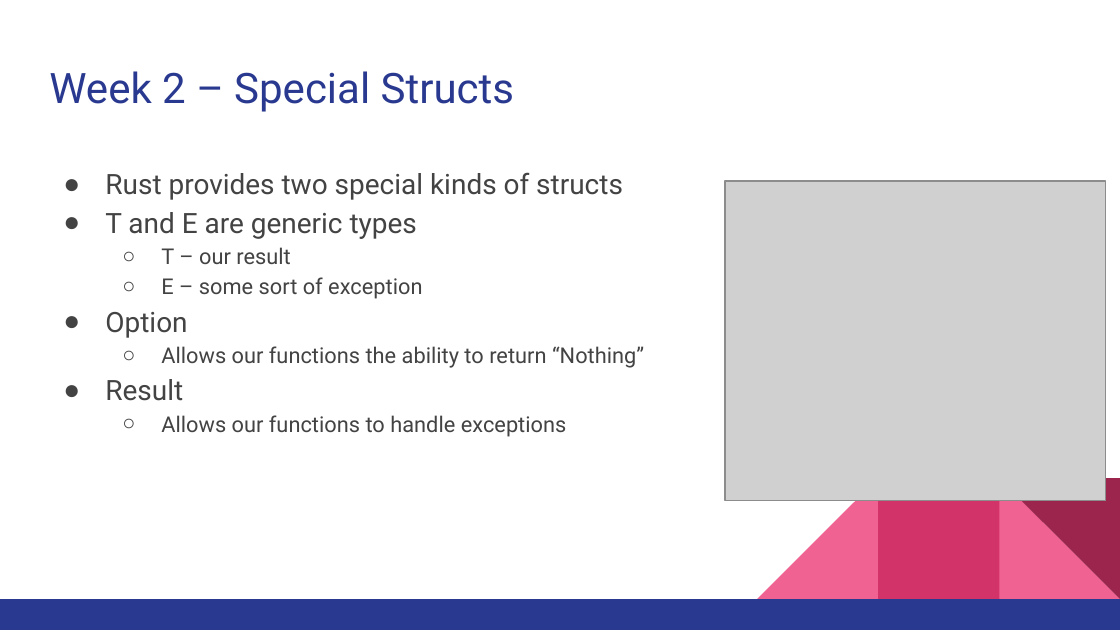
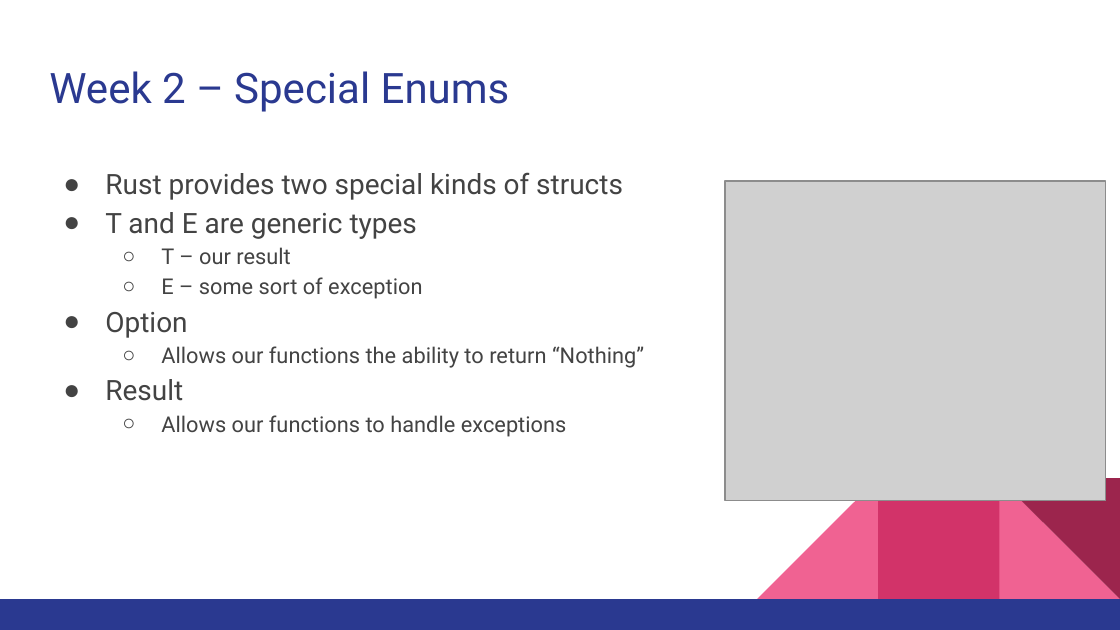
Before and after one commit to benperumala/cs372-proj1, a slide deck: slide 38 of Presentation.pptx (slide 39 before the commit). Drawn at 1120x630 pixels with LibreOffice and Linux fonts; fonts in the diff are those of the drawing; grey boxes stand for pictures. Boxes give left, top, right and bottom in pixels: in the first picture for what was removed or moved away, otherwise in the second. Text is boxed around its words. In the diff, an @@ line names an element or a change of style, - is before the commit and + after.

Commit message:
Fix typos

```diff
--- a/Presentation.pptx
+++ b/Presentation.pptx
@@ title at [49,71,510,112]: text changed @@
-Week 2 – Special Structs
+Week 2 – Special Enums
```
